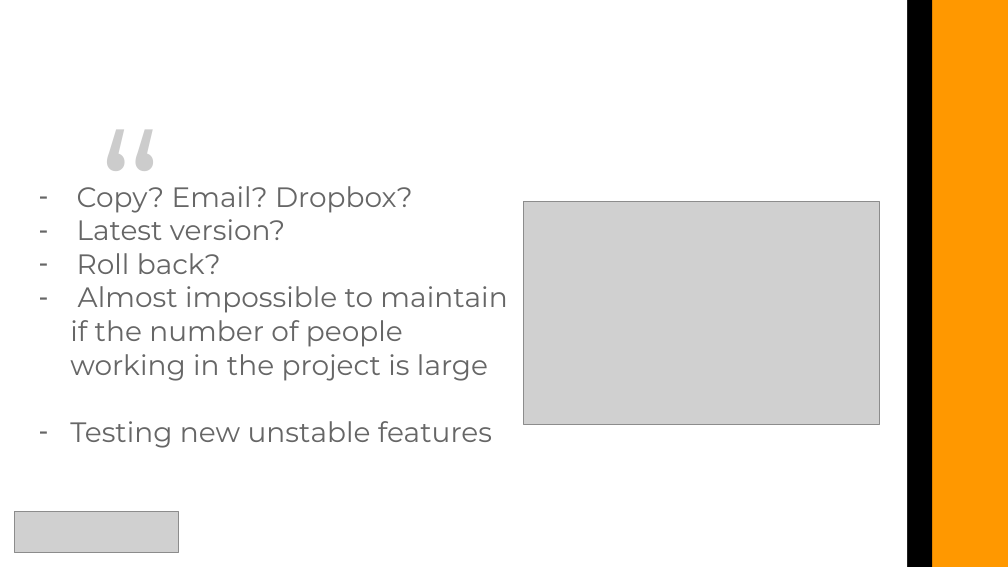
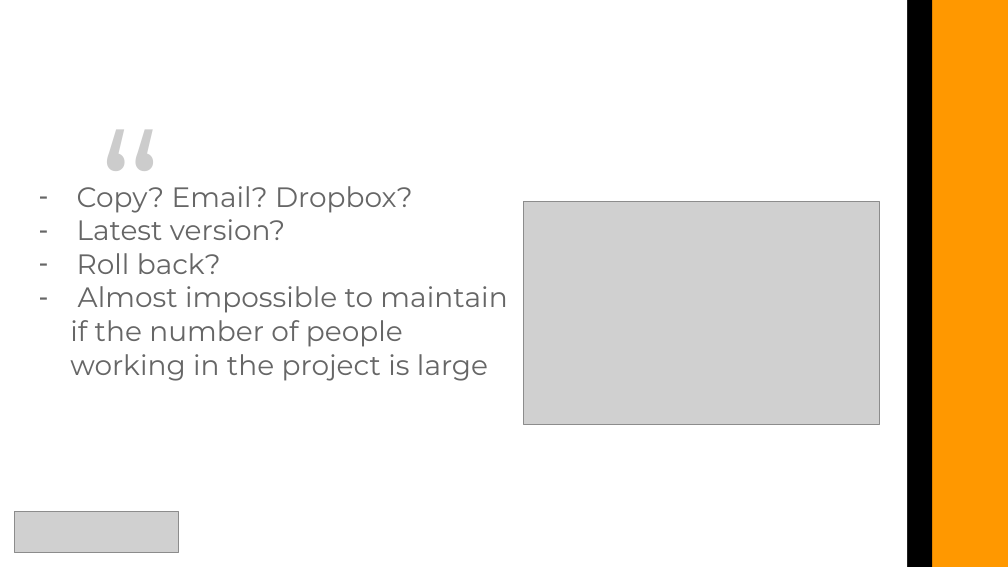
Before and after one commit to shashwatx/git_101, a slide deck: slide 4 of presentation.pptx. Drawn at 1008x567 pixels with LibreOffice and Linux fonts; fonts in the diff are those of the drawing; grey boxes stand for pictures. Boxes give left, top, right and bottom in pixels: in the first picture for what was removed or moved away, otherwise in the second. Text is boxed around its words. In the diff, an @@ line names an element or a change of style, - is before the commit and + after.

```diff
--- a/presentation.pptx
+++ b/presentation.pptx
@@ text at box(70, 421, 492, 448): paragraph removed @@
-– Testing new unstable features
```
Also in this commit, not shown: 9 other slides changed, 1 slide removed, 2 other files.
